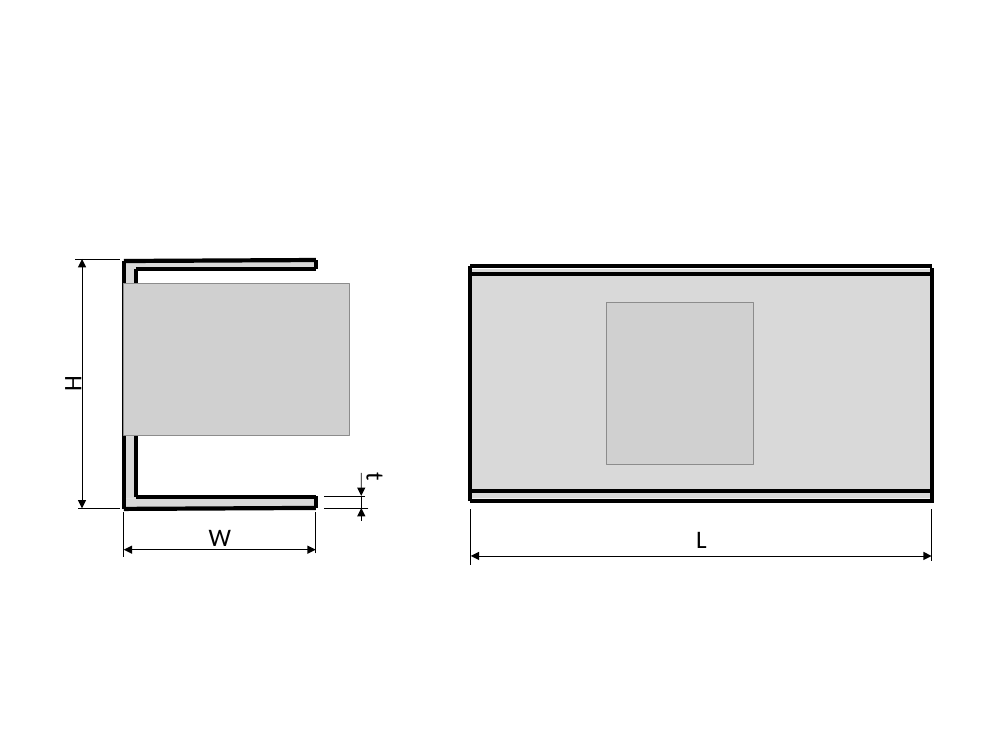
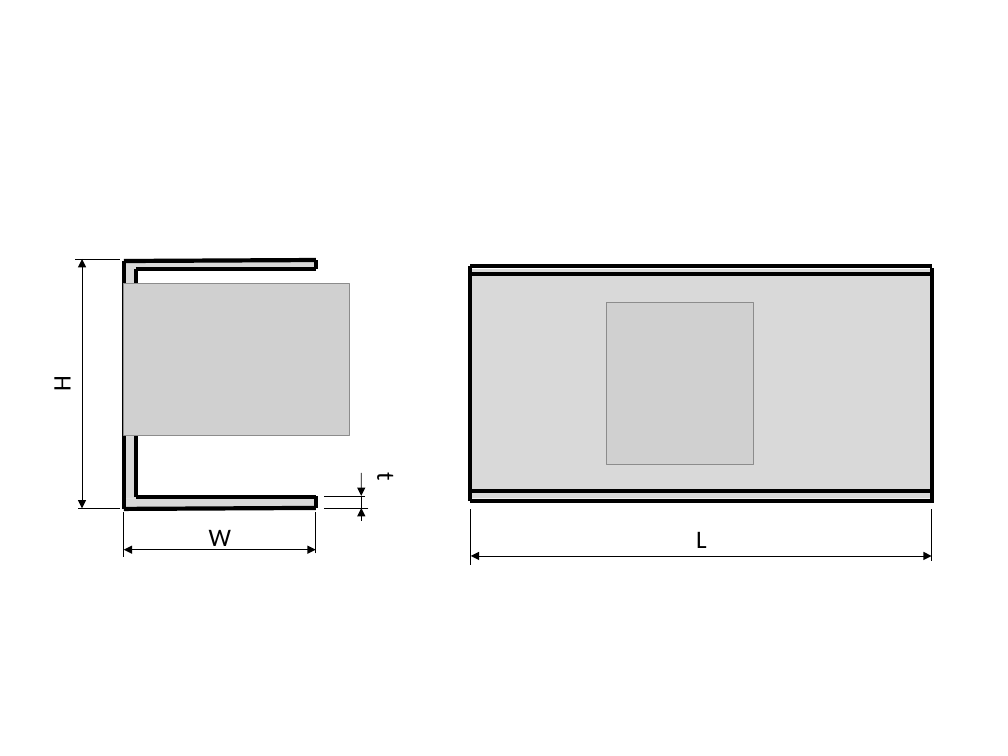
Before and after one commit to AlejandroValverde/latex, a slide deck: slide 10 of figures/figures.pptx. Drawn at 1008x756 pixels with LibreOffice and Linux fonts; fonts in the diff are those of the drawing; grey boxes stand for pictures. Boxes give left, top, right and bottom in pixels: in the first picture for what was removed or moved away, otherwise in the second. Text is boxed around its words. In the diff, an @@ line names an element or a change of style, - is before the commit and + after.

```diff
--- a/figures/figures.pptx
+++ b/figures/figures.pptx
@@ text "H": place and size @@
-text "H" at (57, 377, 88, 392)
+text "H" at (47, 377, 78, 390)
@@ text "t": place and size @@
-text "t" at (360, 473, 391, 481)
+text "t" at (371, 473, 402, 480)
```
Also in this commit, not shown: 3 other slides changed, 1 slide added, 7 other files.
